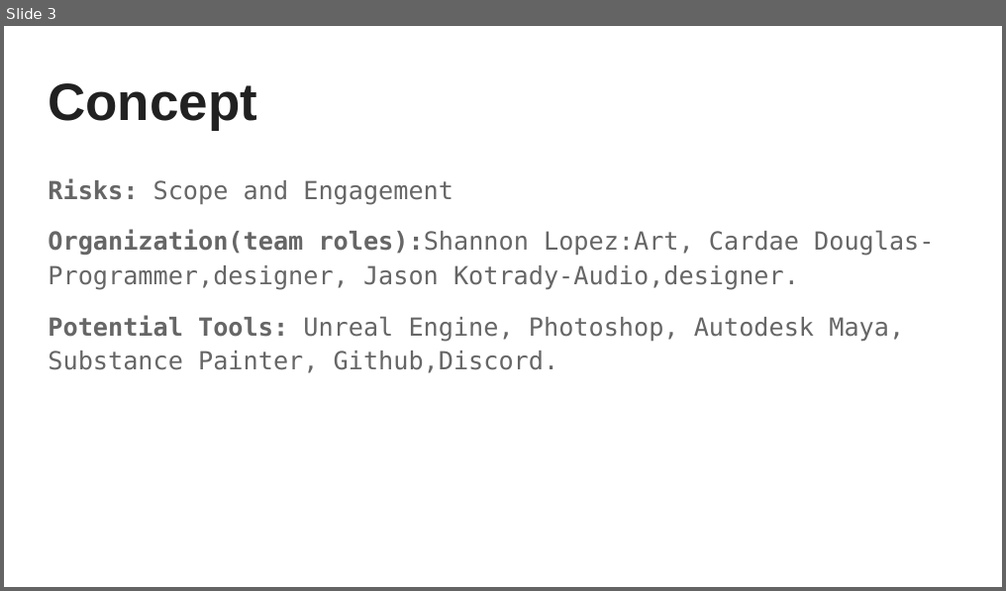
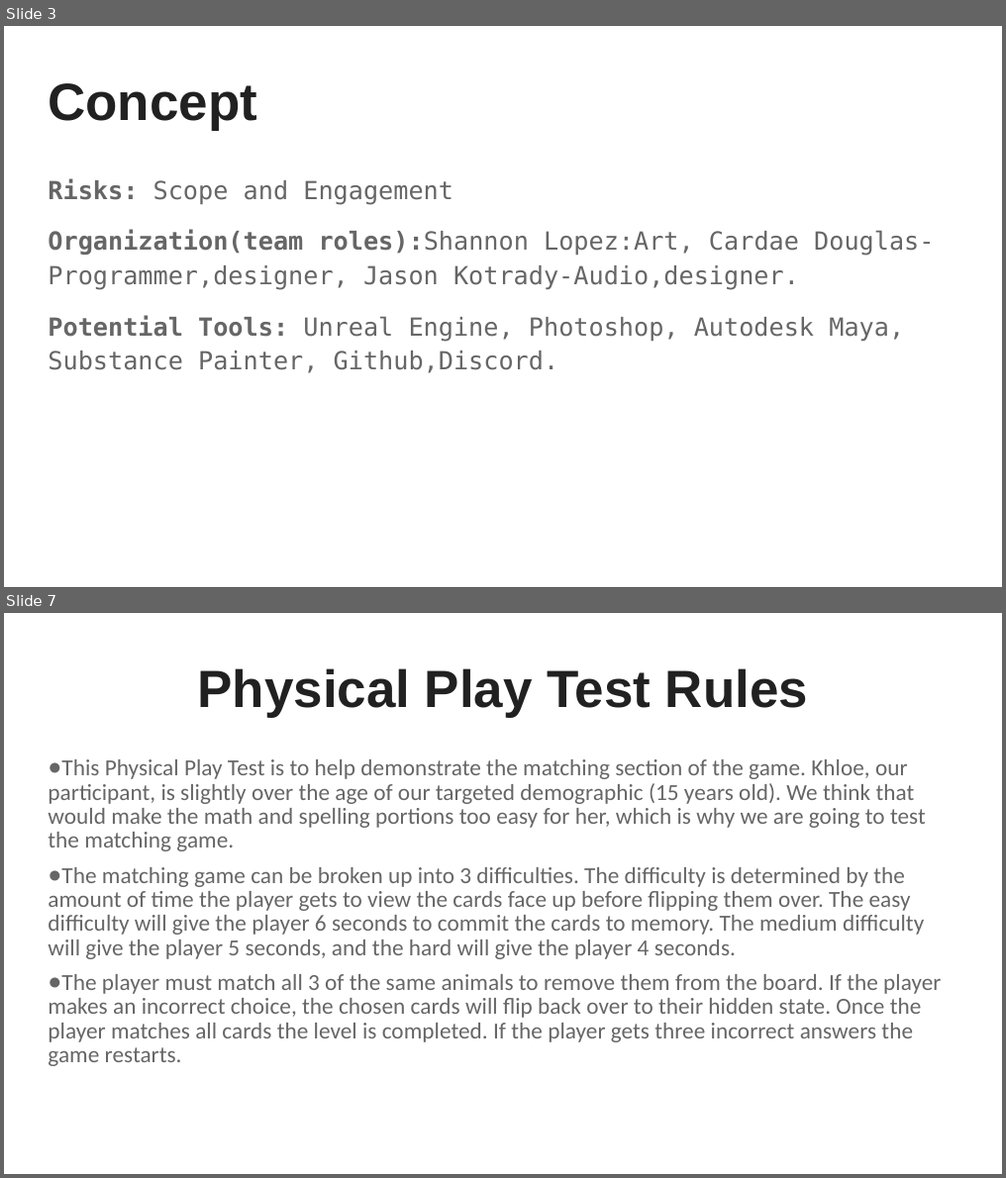
Before and after one commit to JasonKotrady/PCC, a slide deck: PCC Game Pitch.pptx. Shown one above the other, each under a label of ours: slide 3 before the commit, slides 3 and 7 after it; the slides between them are not shown. The pictures are 1006x591 and 1006x1178 pixels, drawn with LibreOffice and Linux fonts; fonts in the diff are those of the drawing. Boxes give left, top, right and bottom in pixels: in the first picture for what was removed or moved away, otherwise in the second. Text is boxed around its words. In the diff, an @@ line names an element or a change of style, - is before the commit and + after.

Commit message:
Play Testing
Added Playtesting Rules and Results to PPT. The video made it too large to share so I will upload that separately.

```diff
--- a/PCC Game Pitch.pptx
+++ b/PCC Game Pitch.pptx
@@ slide 7 added at box(4, 613, 1002, 1174), background #FFFFFF @@
@@ title added at box(198, 668, 808, 717), 37.8 pt, text #212121, bold @@
+Physical Play Test Rules
@@ text added at box(48, 760, 941, 1066), 16.6 pt, text #666666 @@
+● This Physical Play Test is to help demonstrate the matching section of the game. Khloe, our participant, is slightly over the age of our targeted demographic (15 years old). We think that would make the math and spelling portions too easy for her, which is why we are going to test the matching game.
+● The matching game can be broken up into 3 difficulties. The difficulty is determined by the amount of time the player gets to view the cards face up before flipping them over. The easy difficulty will give the player 6 seconds to commit the cards to memory. The medium difficulty will give the player 5 seconds, and the hard will give the player 4 seconds.
+● The player must match all 3 of the same animals to remove them from the board. If the player makes an incorrect choice, the chosen cards will flip back over to their hidden state. Once the player matches all cards the level is completed. If the player gets three incorrect answers the game restarts.
```
Also in this commit, not shown: 3 slides changed, 1 other slide added, 1 other file.
